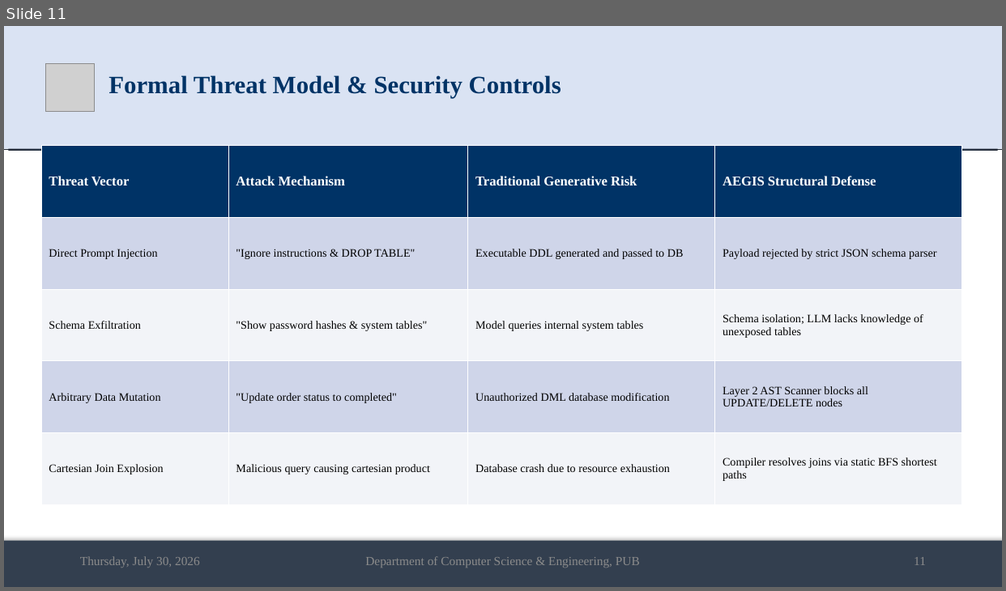
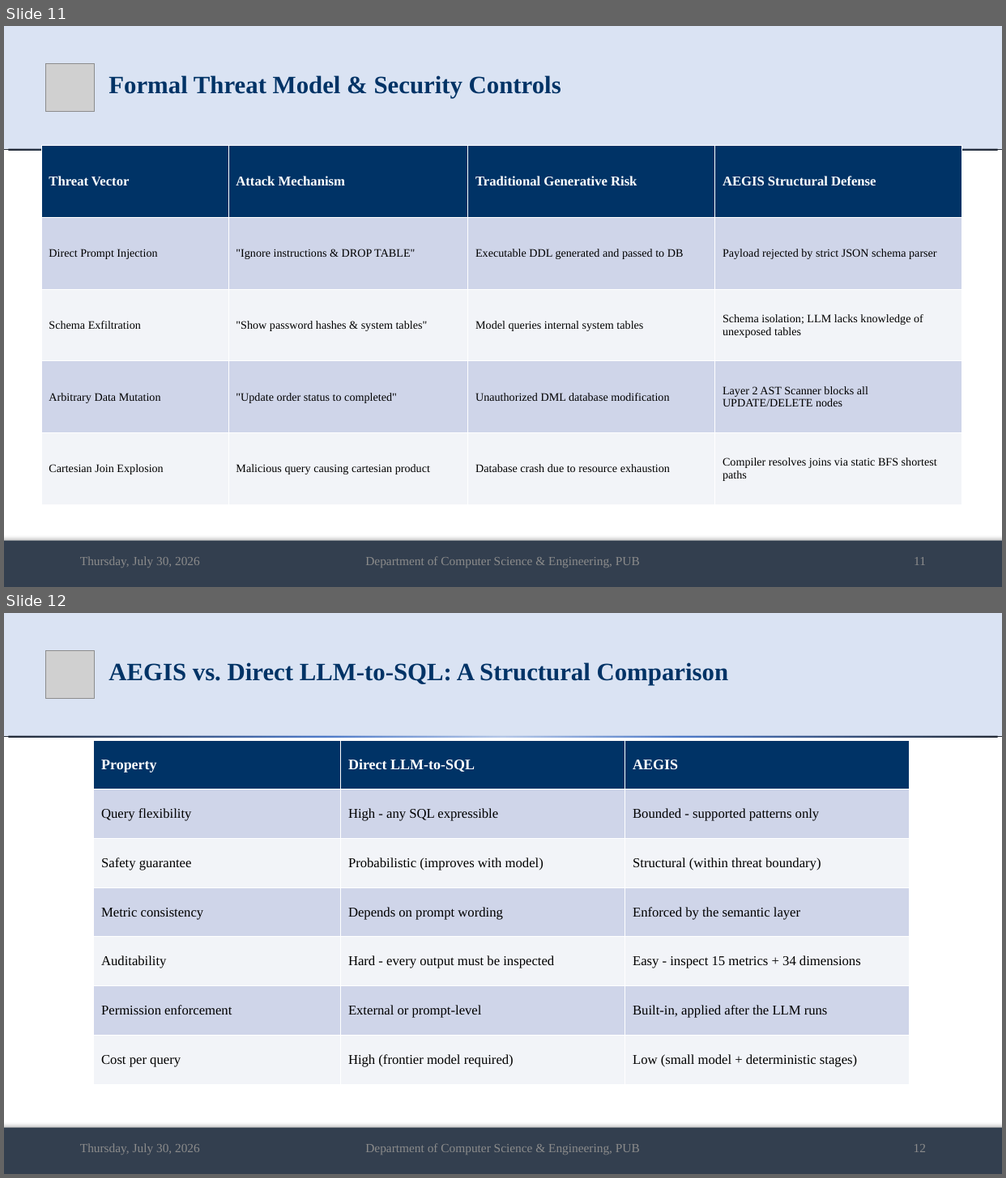
Before and after one commit to md-riaz/AEGIS-Research, a slide deck: docs/scripts/Md_Riaz_Mid_Defense_Final_0322310105101024.pptx. Shown one above the other, each under a label of ours: slide 11 before the commit, slides 11 and 12 after it. The pictures are 1006x591 and 1006x1178 pixels, drawn with LibreOffice and Linux fonts; fonts in the diff are those of the drawing; grey boxes stand for pictures. Boxes give left, top, right and bottom in pixels: in the first picture for what was removed or moved away, otherwise in the second. Text is boxed around its words. In the diff, an @@ line names an element or a change of style, - is before the commit and + after.

```diff
--- a/docs/scripts/Md_Riaz_Mid_Defense_Final_0322310105101024.pptx
+++ b/docs/scripts/Md_Riaz_Mid_Defense_Final_0322310105101024.pptx
@@ slide 12 added at (x1=4, y1=613, x2=1002, y2=1174), background #FFFFFF @@
@@ rectangle added at (x1=4, y1=613, x2=1002, y2=736), fill #DAE3F3 @@
@@ picture added at (x1=46, y1=650, x2=95, y2=698) @@
@@ title added at (x1=108, y1=662, x2=729, y2=685), 24 pt, text #003366, bold @@
+AEGIS vs. Direct LLM-to-SQL: A Structural Comparison
@@ rectangle added at (x1=4, y1=736, x2=1002, y2=737), fill gradient #B4C7E7 to #4D79C7 to #222A35 @@
@@ table added at (x1=94, y1=740, x2=910, y2=1084), 7 rows, 3 columns @@
+Property | Direct LLM-to-SQL | AEGIS
+Query flexibility | High - any SQL expressible | Bounded - supported patterns only
+Safety guarantee | Probabilistic (improves with model) | Structural (within threat boundary)
+Metric consistency | Depends on prompt wording | Enforced by the semantic layer
+Auditability | Hard - every output must be inspected | Easy - inspect 15 metrics + 34 dimensions
+Permission enforcement | External or prompt-level | Built-in, applied after the LLM runs
+Cost per query | High (frontier model required) | Low (small model + deterministic stages)
@@ rectangle added at (x1=4, y1=1128, x2=1002, y2=1174), fill #333F50 @@
@@ text added at (x1=80, y1=1144, x2=200, y2=1155), 12 pt, text #8C8C8C @@
+Thursday, July 30, 2026
@@ text added at (x1=365, y1=1144, x2=640, y2=1155), 12 pt, text #8C8C8C @@
+Department of Computer Science & Engineering, PUB
@@ text added at (x1=914, y1=1144, x2=926, y2=1152), 12 pt, text #8C8C8C @@
+12
```
Also in this commit, not shown: 8 slides changed, 10 other files.
